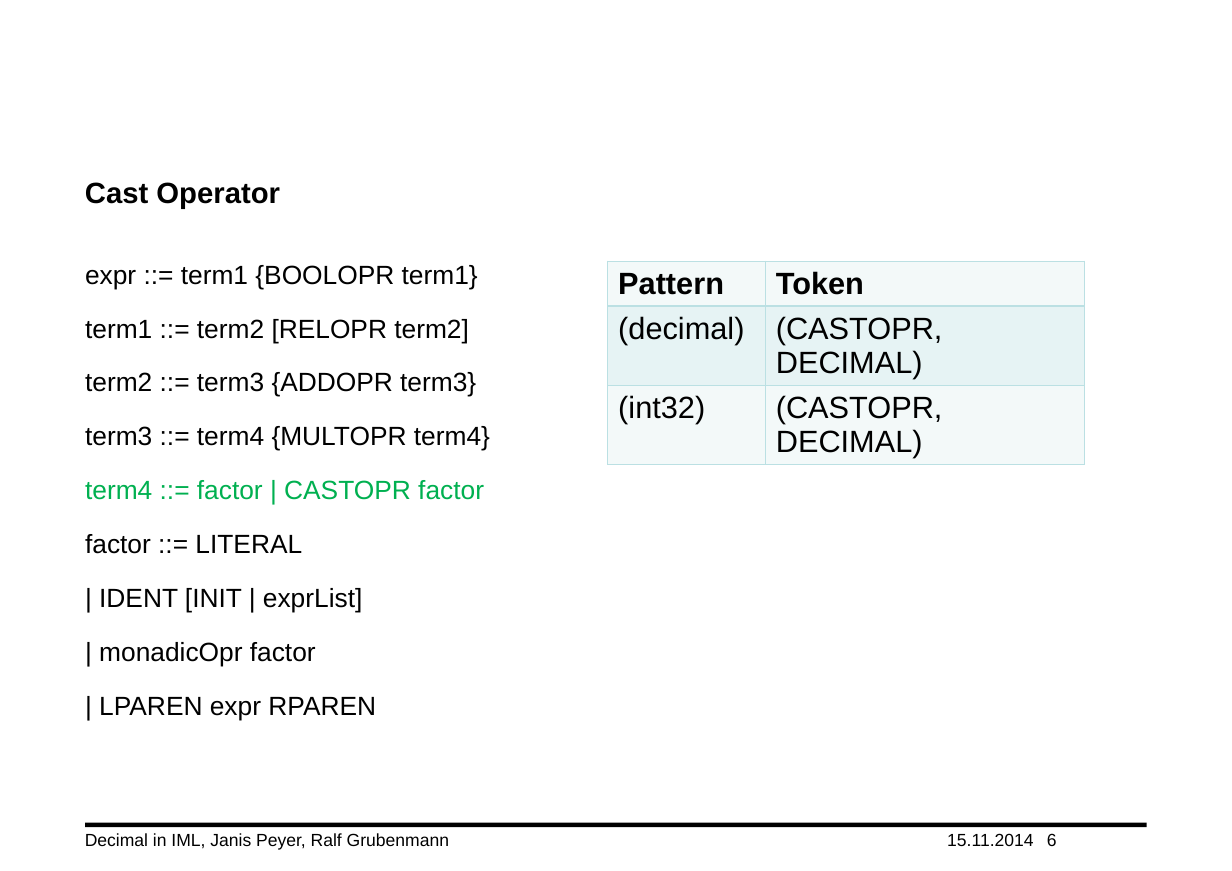
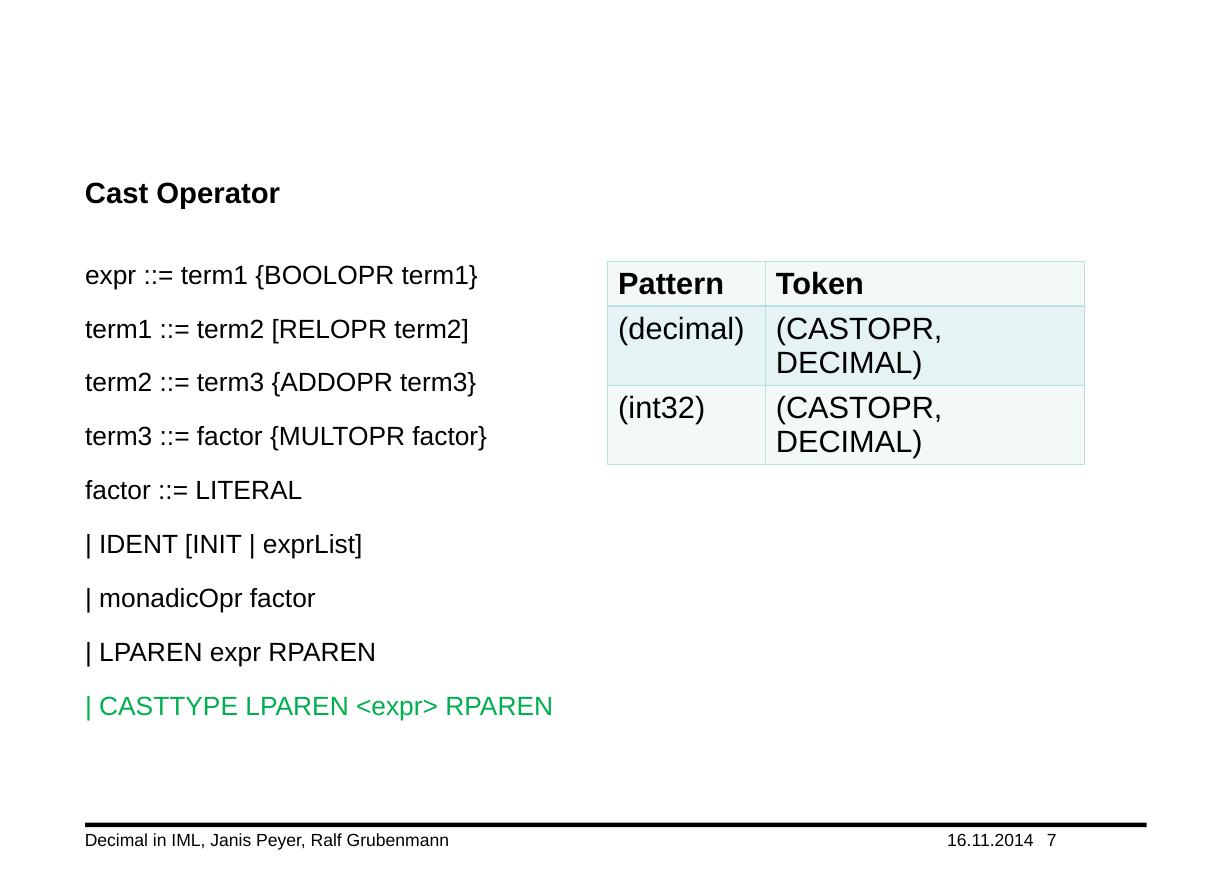
Before and after one commit to TheJP/cpib, a slide deck: slide 7 of Documents/Decimal Datentyp in IML.pptx (slide 6 before the commit). Drawn at 1232x871 pixels with LibreOffice and Linux fonts; fonts in the diff are those of the drawing; background and template pictures are left out. Boxes give left, top, right and bottom in pixels: in the first picture for what was removed or moved away, otherwise in the second. Text is boxed around its words. In the diff, an @@ line names an element or a change of style, - is before the commit and + after.

```diff
--- a/Documents/Decimal Datentyp in IML.pptx
+++ b/Documents/Decimal Datentyp in IML.pptx
@@ text at bbox=[85, 426, 487, 451]: text changed; text colour #00B050 to #000000 @@
-term3 ::= term4 {MULTOPR term4}
-term4 ::= factor | CASTOPR factor
+term3 ::= factor {MULTOPR factor}
@@ text at bbox=[99, 696, 553, 720]: paragraph added @@
+| CASTTYPE LPAREN <expr> RPAREN
@@ page number at bbox=[1047, 834, 1057, 846]: text changed @@
-6
+7
```
Also in this commit, not shown: 6 other slides changed, 1 slide added.
